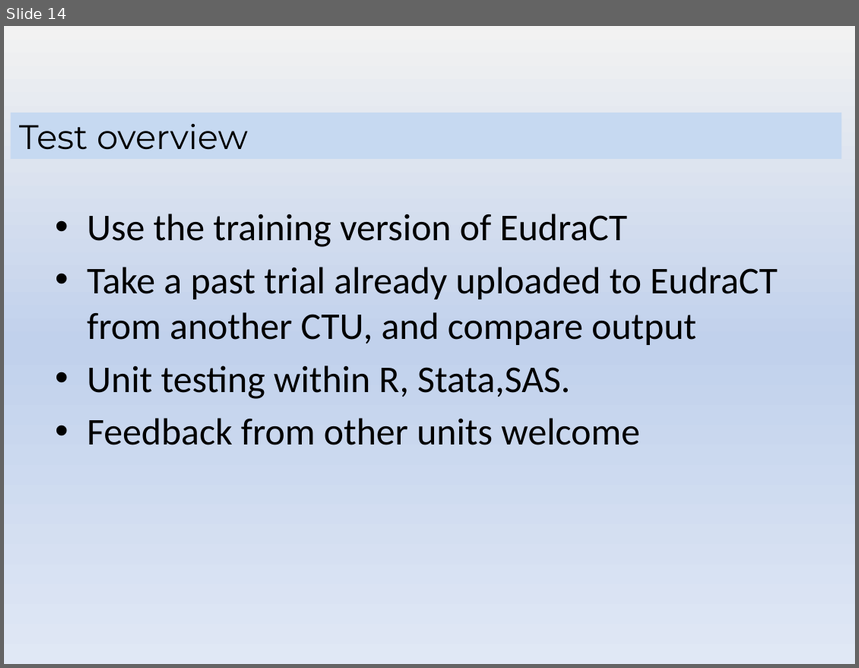
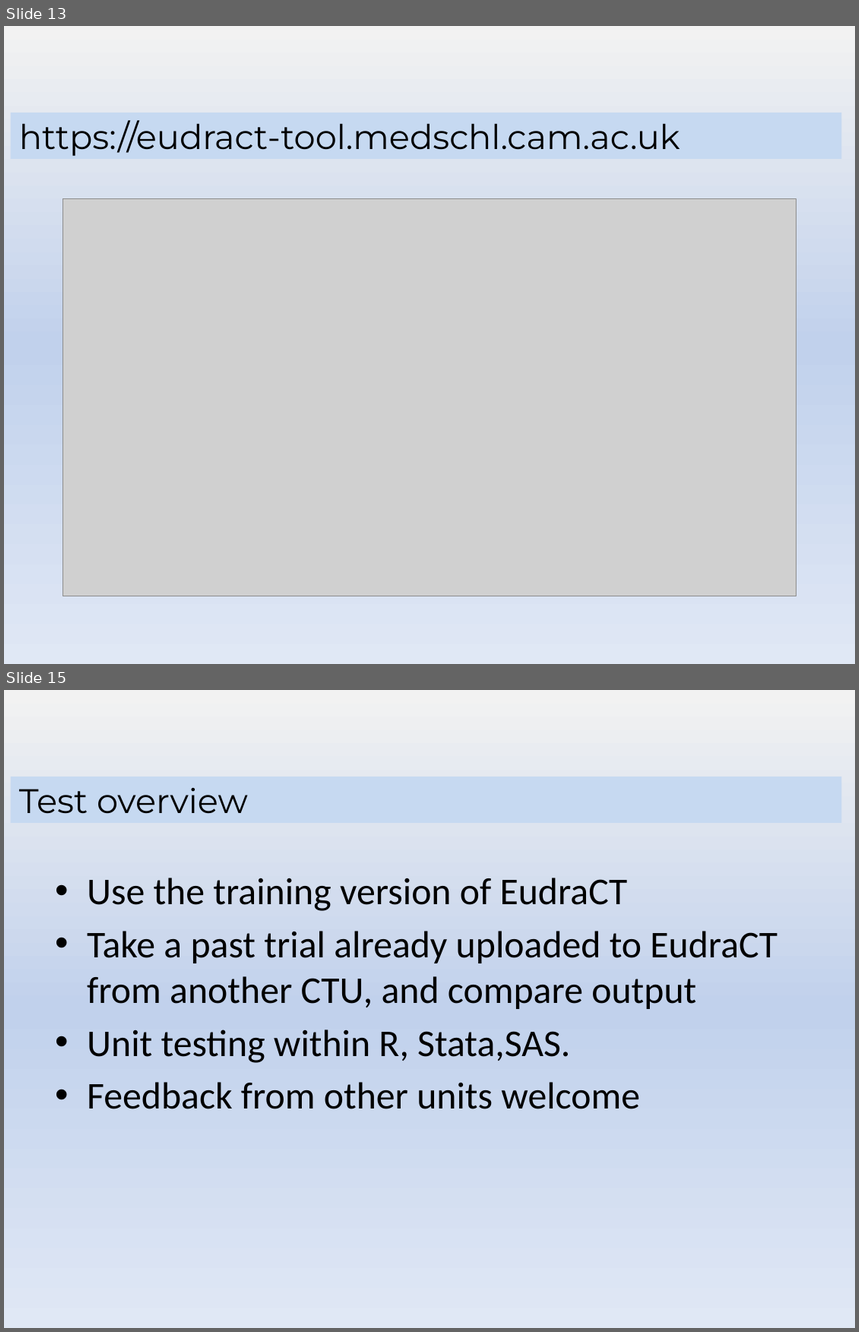
Before and after one commit to shug0131/eudraCT, a slide deck: documentation/Eudract Project Stats Leads.pptx. Shown one above the other, each under a label of ours: slide 14 before the commit, slides 13 and 15 after it; the slides between them are not shown. The pictures are 859x668 and 859x1332 pixels, drawn with LibreOffice and Linux fonts; fonts in the diff are those of the drawing; grey boxes stand for pictures; background and template pictures are left out. Boxes give left, top, right and bottom in pixels: in the first picture for what was removed or moved away, otherwise in the second. Text is boxed around its words. In the diff, an @@ line names an element or a change of style, - is before the commit and + after.

```diff
--- a/documentation/Eudract Project Stats Leads.pptx
+++ b/documentation/Eudract Project Stats Leads.pptx
@@ slide 13 added at (x1=4, y1=26, x2=855, y2=664), background gradient #F2F2F2 to #C2D1ED to #E1E8F5 @@
@@ title added at (x1=11, y1=113, x2=842, y2=160), fill #C6D9F1, 28.8 pt, text #000000 @@
+https://eudract-tool.medschl.cam.ac.uk
@@ picture added at (x1=63, y1=199, x2=797, y2=596) @@
@@ what was slide 14 is now slide 15 @@
```
Also in this commit, not shown: 1 slide changed, 6 other files.
